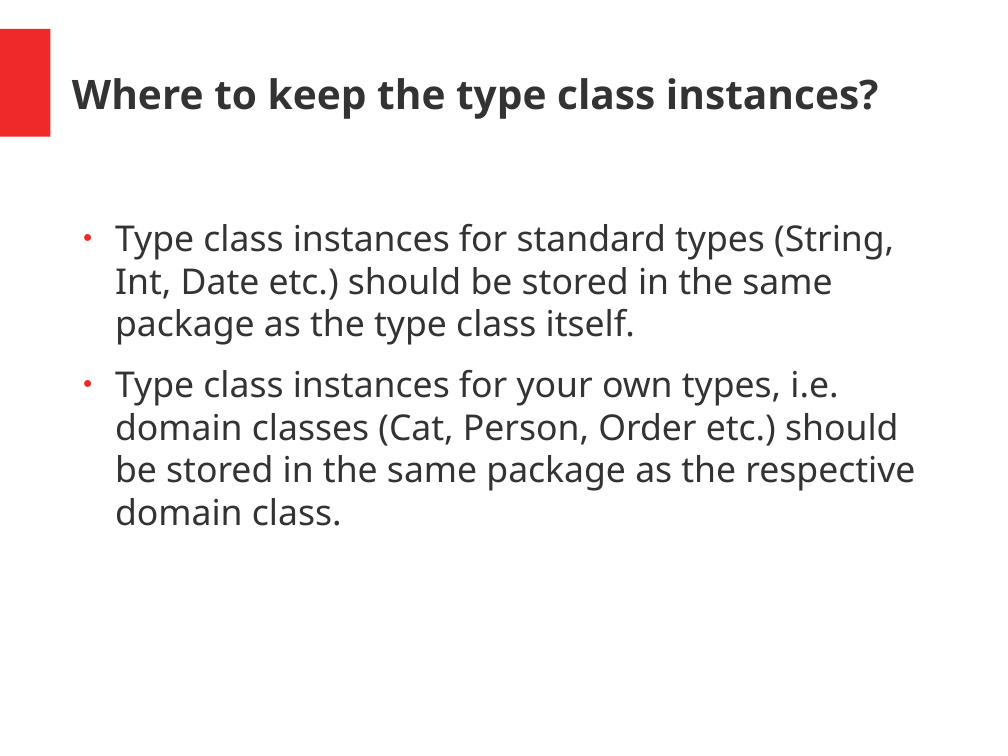
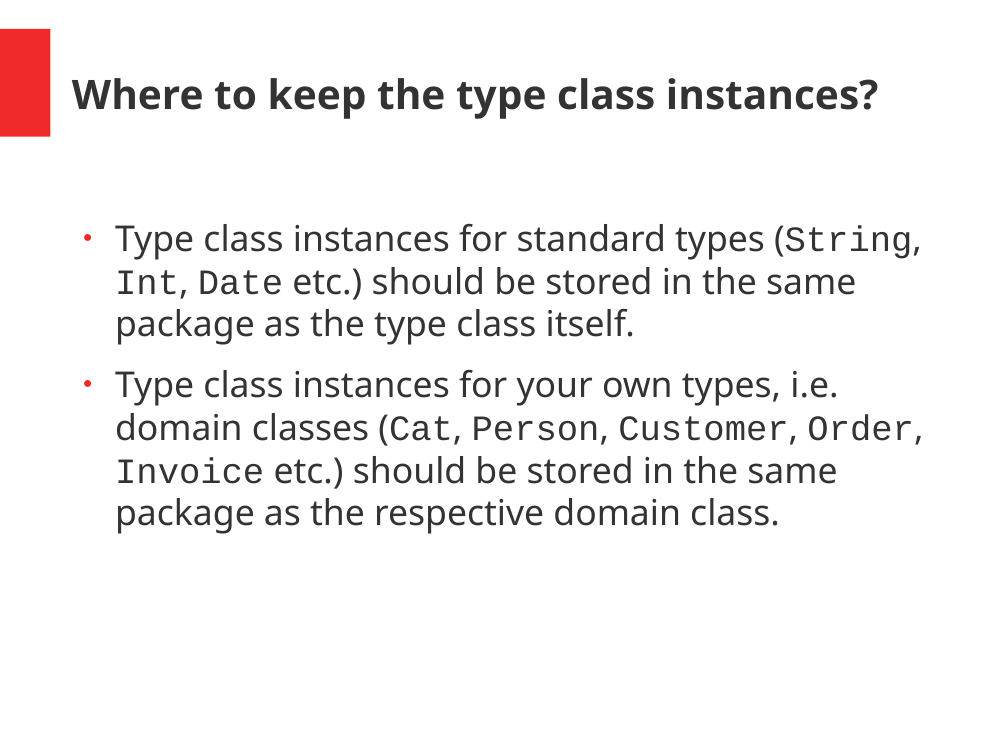
Before and after one commit to hermannhueck/typeclasses, a slide deck: slide 14 of Slides/TypeClasses.pptx. Drawn at 1008x756 pixels with LibreOffice and Linux fonts; fonts in the diff are those of the drawing. Boxes give left, top, right and bottom in pixels: in the first picture for what was removed or moved away, otherwise in the second. Text is boxed around its words. In the diff, an @@ line names an element or a change of style, - is before the commit and + after.

Commit message:
Slides improved

```diff
--- a/Slides/TypeClasses.pptx
+++ b/Slides/TypeClasses.pptx
@@ text at [115, 224, 922, 345]: font Noto Sans to Courier New in "(String, Int, Date" @@
@@ text at [115, 370, 923, 534]: text changed @@
-● Type class instances for your own types, i.e. domain classes (Cat, Person, Order etc.) should be stored in the same package as the respective domain class.
+● Type class instances for your own types, i.e. domain classes (Cat, Person, Customer, Order, Invoice etc.) should be stored in the same package as the respective domain class.
```
Also in this commit, not shown: 7 other slides changed, 4 slides added, 1 other file.
